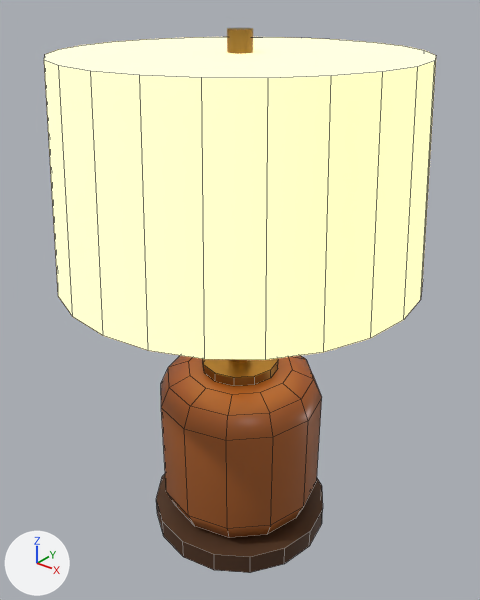
A saved change to the Blender file blender/lamp.blend.
Camera for both pictures: a camera (50 mm lens) standing at (0.301, -0.377, 0.451) and looking at (-0.002, 0.002, 0.216). Arrows for +X, +Y and +Z are at lower left; the lights stay in place. The picture after the commit comes second. Mesh edges are drawn as thin lines on the coarser meshes.

Objects in the first picture: 'LP_Base', 'LP_Collar', 'LP_Foot', 'LP_Neck', 'LP_Shade'.
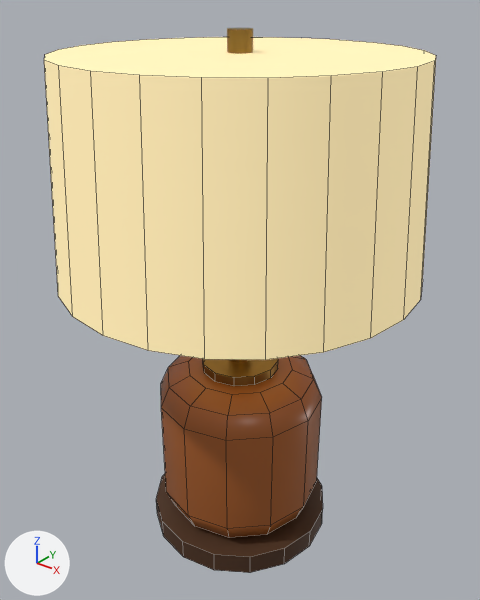
Boxes (x1, y1, x2, y2) around the edits, measured in the pictures (480 x 600 px):
'LP_Shade', surface changed
    both: (44, 37, 436, 360)

What the commit changed:
In material 'M_Shade_Cream' (mat_m_shade_cream), emission_strength goes from 1.0 to 0.4.
